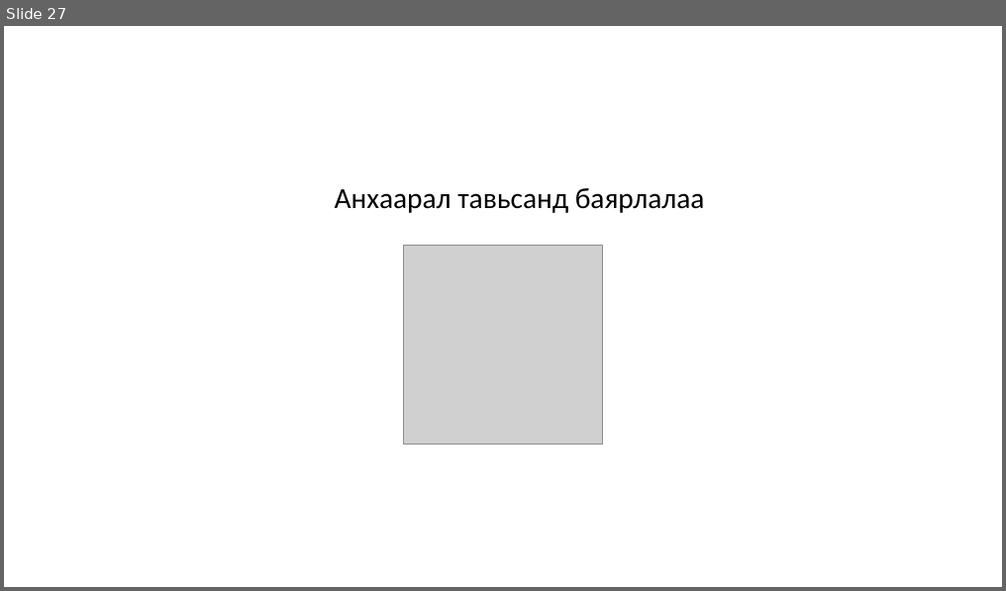
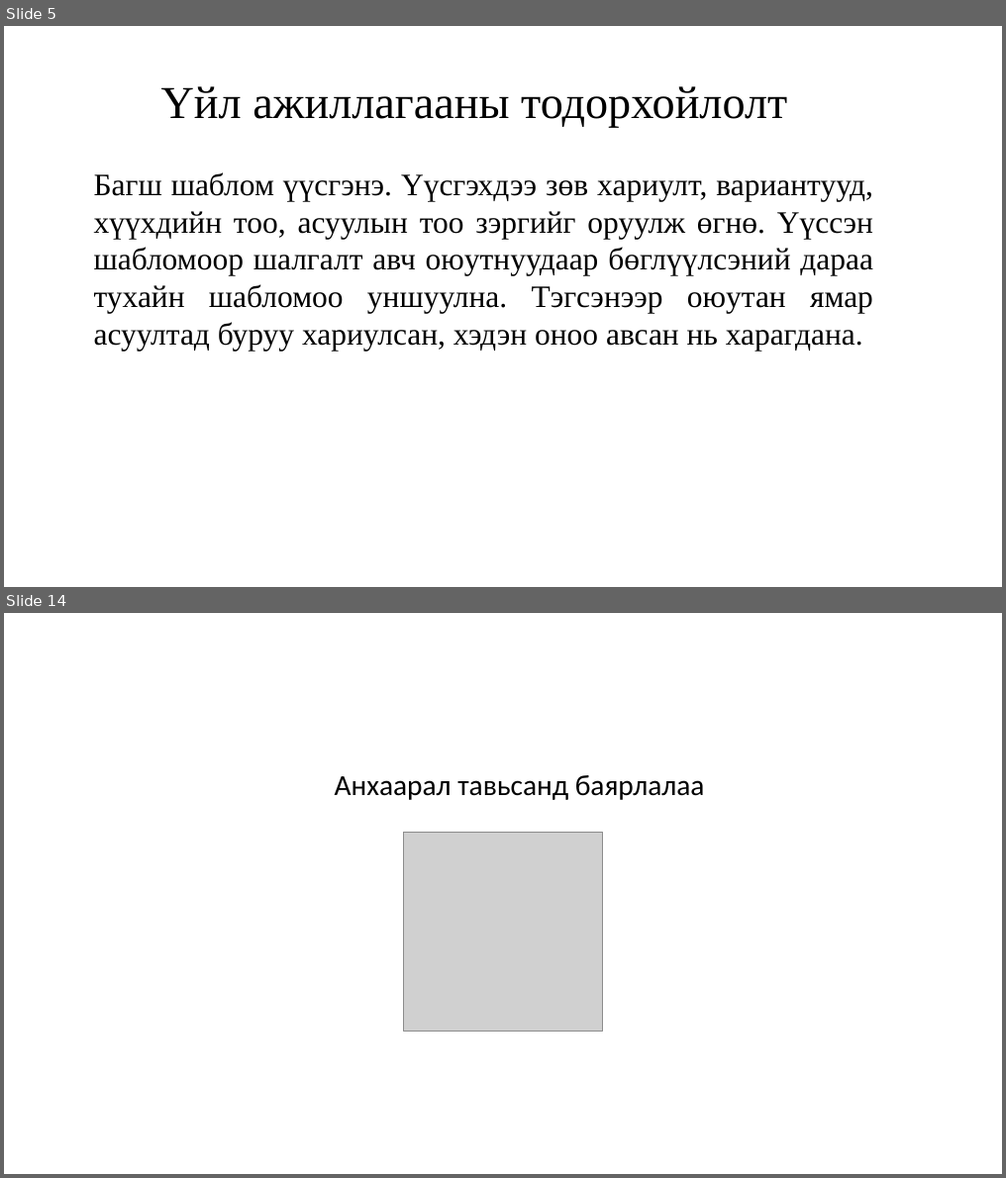
Before and after one commit to Munkhtuvshin/lat, a slide deck: diplom.odp. Shown one above the other, each under a label of ours: slide 27 before the commit, slides 5 and 14 after it; the slides between them are not shown. The pictures are 1006x591 and 1006x1178 pixels, drawn with LibreOffice and Linux fonts; fonts in the diff are those of the drawing; grey boxes stand for pictures. Boxes give left, top, right and bottom in pixels: in the first picture for what was removed or moved away, otherwise in the second. Text is boxed around its words. In the diff, an @@ line names an element or a change of style, - is before the commit and + after.

```diff
--- a/diplom.odp
+++ b/diplom.odp
@@ slide 5 added at (4,26,1002,587), background #FFFFFF @@
@@ text added at (161,86,787,127), 44 pt, text #000000 @@
+Үйл ажиллагааны тодорхойлолт
@@ text added at (94,173,873,351), 30 pt, text #000000 @@
+Багш шаблом үүсгэнэ. Үүсгэхдээ зөв хариулт, вариантууд, хүүхдийн тоо, асуулын тоо зэргийг оруулж өгнө. Үүссэн шабломоор шалгалт авч оюутнуудаар бөглүүлсэний дараа тухайн шабломоо уншуулна. Тэгсэнээр оюутан ямар асуултад буруу хариулсан, хэдэн оноо авсан нь харагдана.
@@ what was slide 27 is now slide 14 @@
```
Also in this commit, not shown: 3 slides changed, 9 other slides added, 23 slides removed, 11 other files.
